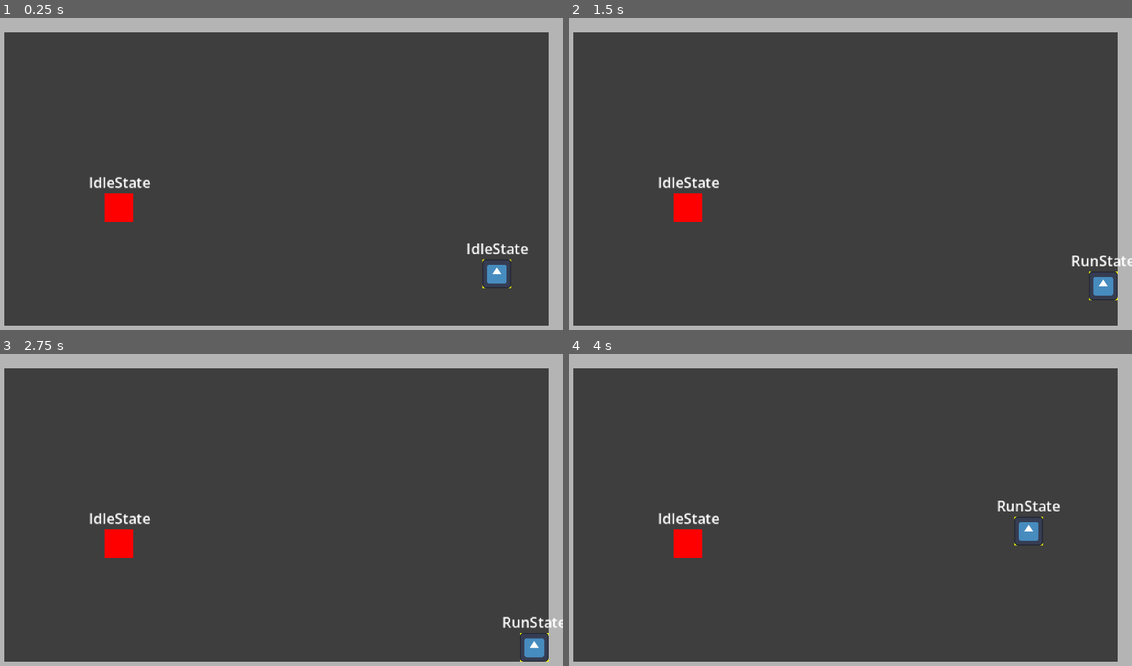
Above: before the commit, frames 1-4 (two rows, left to right).
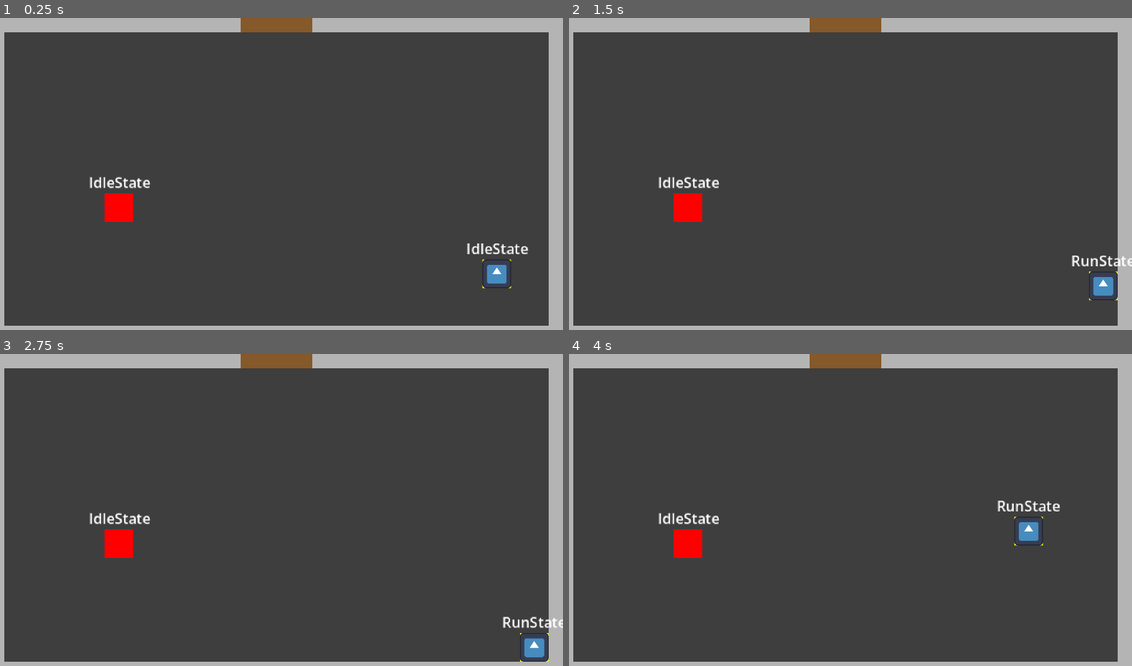
Above: after the commit, the same moments.

Repository: Cedro23/one-step-from-death
Game: Godot game, scene res://main.tscn
The game is run twice, just before and just after one commit, with the same random seed, the same clock (stepped at 60 frames per second) and the same inputs. The engine's default icon, where the game draws it, is replaced by a stand-in: a white triangle on a blue panel in a dark square.
Inputs (mouse positions are in pixels of both pictures, inside the frame that each line leads up to):
- Up to frame 1 (0.25 s): no input
- Up to frame 2 (1.5 s): tap Enter at 0.5 s; move the mouse to (974, 161) at 0.52 s; press the mouse at (974, 161) at 0.53 s; hold D (right) 0.53-1.28 s; tap Space (roll) at 1.25, 1.35 s; move the mouse to (732, 195) at 1.27 s; release the mouse at (732, 195) at 1.28 s; hold S (down) from 1.28 s (still down)
- Up to frame 3 (2.75 s): tap Enter at 2 s; move the mouse to (332, 444) at 2.02 s; release S (down) at 2.03 s; press the mouse at (332, 444) at 2.03 s; hold D (right) from 2.03 s (still down)
- Up to frame 4 (4 s): tap Space (roll) at 2.75, 2.85 s; move the mouse to (816, 578) at 2.77 s; release D (right) at 2.78 s; release the mouse at (816, 578) at 2.78 s; hold W (up) 2.78-3.53 s; click (816, 578) at 2.92 s; move the mouse to (1019, 563) at 3.52 s; press the mouse at (1019, 563) at 3.53 s; hold A (left) from 3.53 s (still down)

The runs differ from the first frame. In frame 1, 0.6% of the frame differs, in the area x 42-56%, y 0-5%; in frame 2, 0.6%; in frame 3, 0.6%; in frame 4, 0.6%.

Commit message:
feat: exit doors handling and enemy counting

Diff:
--- a/actors/enemies/shambler/shambler.tscn
+++ b/actors/enemies/shambler/shambler.tscn
@@ -19,7 +19,7 @@
 [sub_resource type="RectangleShape2D" id="RectangleShape2D_7o1q8"]
 size = Vector2(5, 12)
 
-[node name="Shambler" type="CharacterBody2D" unique_id=1724040096]
+[node name="Shambler" type="CharacterBody2D" unique_id=1724040096 groups=["enemy"]]
 collision_layer = 8
 collision_mask = 3
 script = ExtResource("1_2hdus")
--- a/main.tscn
+++ b/main.tscn
@@ -1,11 +1,7 @@
 [gd_scene format=3 uid="uid://vx1tpxiycqu3"]
 
 [ext_resource type="PackedScene" uid="uid://dqn71ayuftovx" path="res://rooms/floor_1/room_01.tscn" id="1_h2yge"]
-[ext_resource type="PackedScene" uid="uid://c2a7f40kd7eq0" path="res://actors/enemies/shambler/shambler.tscn" id="2_0xm2m"]
 
 [node name="Main" type="Node2D" unique_id=414262619]
 
 [node name="Room" parent="." unique_id=1751065170 instance=ExtResource("1_h2yge")]
-
-[node name="Shambler" parent="." unique_id=1724040096 instance=ExtResource("2_0xm2m")]
-position = Vector2(-88, 16)
--- a/project.godot
+++ b/project.godot
@@ -35,6 +35,8 @@
 
 hitbox=""
 player=""
+enemy=""
+door=""
 
 [input]
 
--- a/rooms/floor_1/room_01.tscn
+++ b/rooms/floor_1/room_01.tscn
@@ -1,12 +1,22 @@
 [gd_scene format=3 uid="uid://dqn71ayuftovx"]
 
 [ext_resource type="PackedScene" uid="uid://csl3ujr1r7pdb" path="res://rooms/room.tscn" id="1_0dofa"]
+[ext_resource type="PackedScene" uid="uid://c2a7f40kd7eq0" path="res://actors/enemies/shambler/shambler.tscn" id="2_bmihx"]
 
 [sub_resource type="RectangleShape2D" id="RectangleShape2D_0dofa"]
+size = Vector2(148, 16)
+
+[sub_resource type="RectangleShape2D" id="RectangleShape2D_5gjej"]
 size = Vector2(336, 16)
 
 [sub_resource type="RectangleShape2D" id="RectangleShape2D_bmihx"]
 size = Vector2(16, 196)
+
+[sub_resource type="RectangleShape2D" id="RectangleShape2D_ov23a"]
+size = Vector2(40, 10)
+
+[sub_resource type="RectangleShape2D" id="RectangleShape2D_yu30b"]
+size = Vector2(40, 16)
 
 [node name="Room" unique_id=1751065170 instance=ExtResource("1_0dofa")]
 
@@ -18,31 +28,41 @@
 color = Color(0.24477637, 0.2447764, 0.24477637, 1)
 polygon = PackedVector2Array(-160, -90, 160, -90, 160, 90, -160, 90)
 
-[node name="WallNorth" type="StaticBody2D" parent="Walls" index="1" unique_id=251929169]
-position = Vector2(0, -90)
+[node name="WallNorth2" type="StaticBody2D" parent="Walls" index="1" unique_id=1384691459]
+position = Vector2(94, -90)
+collision_mask = 0
+
+[node name="CollisionShape2D" type="CollisionShape2D" parent="Walls/WallNorth2" index="0" unique_id=587462635]
+shape = SubResource("RectangleShape2D_0dofa")
+
+[node name="Polygon2D" type="Polygon2D" parent="Walls/WallNorth2" index="1" unique_id=348619262]
+color = Color(0.7058824, 0.7058824, 0.7058824, 1)
+polygon = PackedVector2Array(-74, -8, 74, -8, 74, 8, -74, 8)
+
+[node name="WallNorth" type="StaticBody2D" parent="Walls" index="2" unique_id=251929169]
+position = Vector2(-94, -90)
 collision_mask = 0
 
 [node name="CollisionShape2D" type="CollisionShape2D" parent="Walls/WallNorth" index="0" unique_id=1358463883]
 shape = SubResource("RectangleShape2D_0dofa")
-debug_color = Color(0, 0, 0, 0.25882354)
 
 [node name="Polygon2D" type="Polygon2D" parent="Walls/WallNorth" index="1" unique_id=1664902541]
 color = Color(0.7058824, 0.7058824, 0.7058824, 1)
-polygon = PackedVector2Array(-168, -8, 168, -8, 168, 8, -168, 8)
+polygon = PackedVector2Array(-74, -8, 74, -8, 74, 8, -74, 8)
 
-[node name="WallSouth" type="StaticBody2D" parent="Walls" index="2" unique_id=743834422]
+[node name="WallSouth" type="StaticBody2D" parent="Walls" index="3" unique_id=743834422]
 position = Vector2(0, 90)
 collision_mask = 0
 
 [node name="CollisionShape2D" type="CollisionShape2D" parent="Walls/WallSouth" index="0" unique_id=1761526871]
-shape = SubResource("RectangleShape2D_0dofa")
+shape = SubResource("RectangleShape2D_5gjej")
 debug_color = Color(0, 0, 0, 0.25882354)
 
 [node name="Polygon2D" type="Polygon2D" parent="Walls/WallSouth" index="1" unique_id=1774965272]
 color = Color(0.7058824, 0.7058824, 0.7058824, 1)
 polygon = PackedVector2Array(-168, -8, 168, -8, 168, 8, -168, 8)
 
-[node name="WallWest" type="StaticBody2D" parent="Walls" index="3" unique_id=348664295]
+[node name="WallWest" type="StaticBody2D" parent="Walls" index="4" unique_id=348664295]
 position = Vector2(-160, 0)
 collision_mask = 0
 
@@ -54,7 +74,7 @@
 color = Color(0.7058824, 0.7058824, 0.7058824, 1)
 polygon = PackedVector2Array(-8, -98, 8, -98, 8, 98, -8, 98)
 
-[node name="WallEast" type="StaticBody2D" parent="Walls" index="4" unique_id=1645528037]
+[node name="WallEast" type="StaticBody2D" parent="Walls" index="5" unique_id=1645528037]
 position = Vector2(160, 0)
 collision_mask = 0
 
@@ -69,4 +89,28 @@
 [node name="SpawnPoint" parent="." index="5" unique_id=175624169]
 position = Vector2(123, 53)
 
+[node name="Shambler" parent="Enemies" parent_id_path=PackedInt32Array(1418161130) index="0" unique_id=1724040096 instance=ExtResource("2_bmihx")]
+position = Vector2(-88, 16)
+
+[node name="ExitNorth" type="Node2D" parent="Exits" parent_id_path=PackedInt32Array(2026039635) index="0" unique_id=1649085683]
+position = Vector2(0, -90)
+
+[node name="Exit" type="Area2D" parent="Exits/ExitNorth" index="0" unique_id=1470076126]
+
+[node name="CollisionShape2D" type="CollisionShape2D" parent="Exits/ExitNorth/Exit" index="0" unique_id=31324900]
+position = Vector2(0, -3)
+shape = SubResource("RectangleShape2D_ov23a")
+
+[node name="Door" type="StaticBody2D" parent="Exits/ExitNorth" index="1" unique_id=1205148704 groups=["door"]]
+collision_mask = 0
+
+[node name="CollisionShape2D" type="CollisionShape2D" parent="Exits/ExitNorth/Door" index="0" unique_id=253866694]
+shape = SubResource("RectangleShape2D_yu30b")
+
+[node name="Polygon2D" type="Polygon2D" parent="Exits/ExitNorth/Door" index="1" unique_id=227370073]
+position = Vector2(-11.489362, 0)
+scale = Vector2(0.42553192, 1)
+color = Color(0.5228913, 0.352007, 0.16099644, 1)
+polygon = PackedVector2Array(-20, -8, 74, -8, 74, 8, -20, 8)
+
 [connection signal="body_entered" from="RoomArea" to="." method="_on_room_area_body_entered"]
--- a/rooms/room.gd
+++ b/rooms/room.gd
@@ -4,12 +4,16 @@
 @onready var bounds_bottom_right = $BoundsBottomRight
 @onready var room_area = $RoomArea
 
+@onready var doors: Array[Node]
+
 var is_player_inside: bool = false
+var enemies_alive: int = 0
 
 func _ready() -> void:
 	_setup_bounds()
 	_place_player()
-	# _count_enemies()
+	_count_enemies()
+	doors = get_tree().get_nodes_in_group("door")
 
 func _setup_bounds() -> void:
 	var top_left = bounds_top_left.position
@@ -27,10 +31,15 @@
 	var player = game_manager.player
 	player.global_position = $SpawnPoint.global_position
 
+func _count_enemies() -> void:
+	for enemy in $Enemies.get_children():
+		enemies_alive += 1
+		enemy.tree_exited.connect(_on_enemy_died)
+
 func _on_room_area_body_entered(body: Node2D) -> void:
 	if body.is_in_group("player"):
 		is_player_inside = true
-		# lock_exists()
+		_toggle_exits(false)
 		_setup_camera(body)
 
 func _setup_camera(player: Node) -> void:
@@ -39,3 +48,12 @@
 	camera.limit_top = int(bounds_top_left.position.y)
 	camera.limit_right = int(bounds_bottom_right.position.x)
 	camera.limit_bottom = int(bounds_bottom_right.position.y)
+
+func _toggle_exits(open: bool) -> void:
+	for door in doors:
+		door.get_node("CollisionShape2D").disabled = open
+
+func _on_enemy_died() -> void:
+	enemies_alive = max(0, enemies_alive - 1)
+	if enemies_alive == 0 and is_player_inside:
+		_toggle_exits(true)
